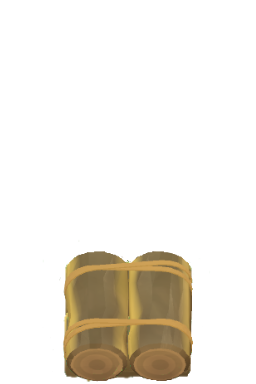
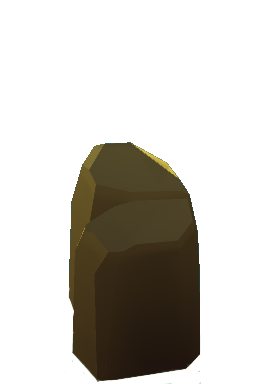
Layers edited between the first and the second 256×384 image:
showed "Pasted Layer #1", painted on it over 61, 142, 201, 384
hid "Pasted Layer #2" over 42, 250, 201, 382
hid "Layer #14", painted on it over 63, 234, 210, 382
